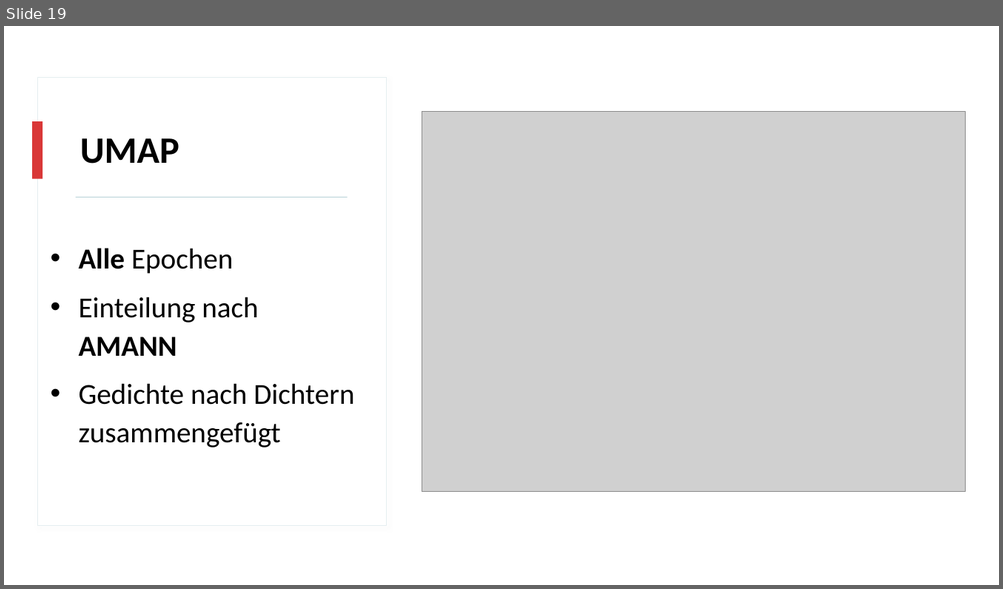
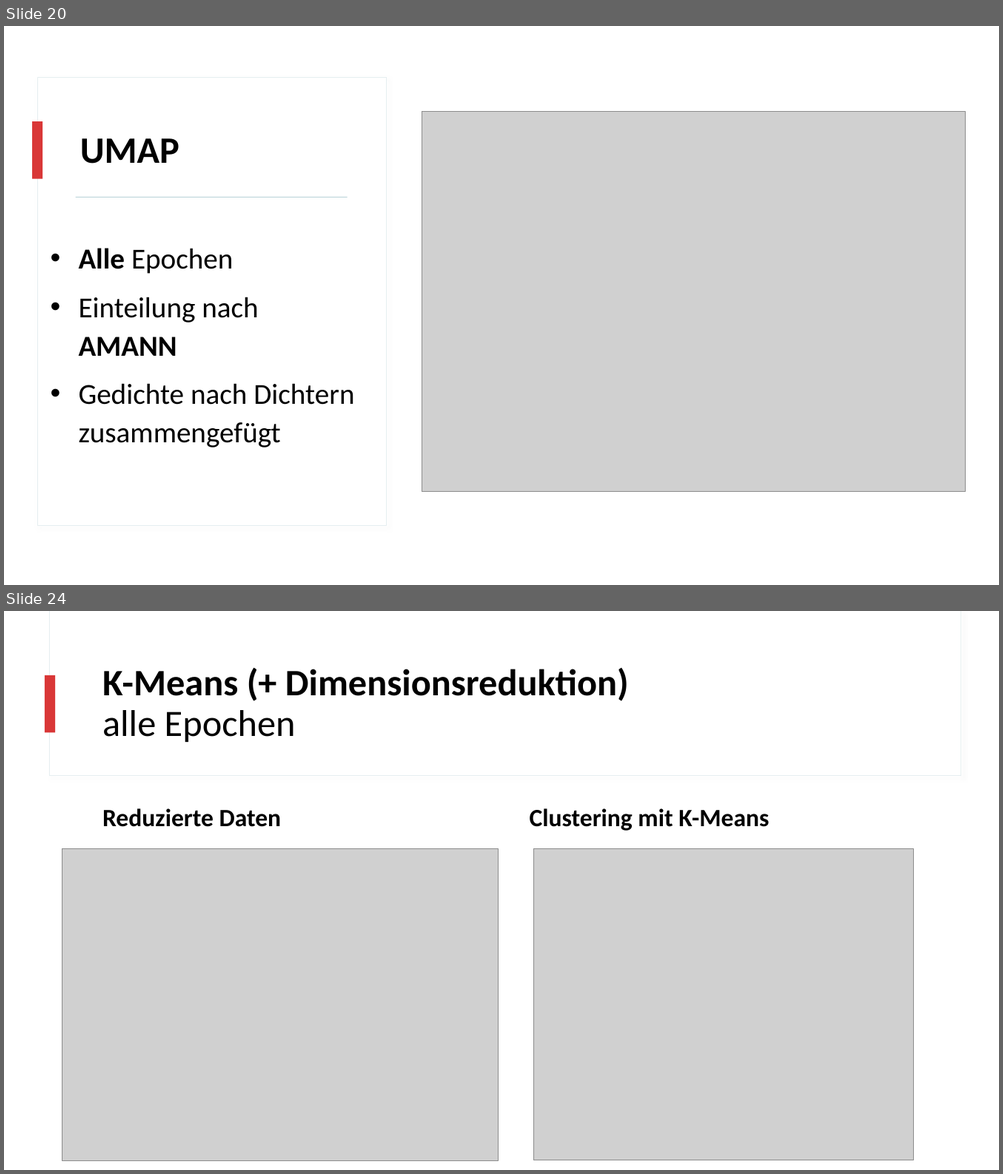
Before and after one commit to realjanpaulus/clusterpoems, a slide deck: presentation/clustering_presentation.pptx. Shown one above the other, each under a label of ours: slide 19 before the commit, slides 20 and 24 after it; the slides between them are not shown. The pictures are 1003x589 and 1003x1174 pixels, drawn with LibreOffice and Linux fonts; fonts in the diff are those of the drawing; grey boxes stand for pictures. Boxes give left, top, right and bottom in pixels: in the first picture for what was removed or moved away, otherwise in the second. Text is boxed around its words. In the diff, an @@ line names an element or a change of style, - is before the commit and + after.

```diff
--- a/presentation/clustering_presentation.pptx
+++ b/presentation/clustering_presentation.pptx
@@ slide 24 added at [4,611,999,1170], background #FFFFFF; not listed: 2 template elements that a slide beside it also shows @@
@@ rectangle added at [45,675,56,732], fill #D93737 @@
@@ title added at [102,668,629,742], 36 pt, text #000000, bold @@
+K-Means (+ Dimensionsreduktion)
+alle Epochen
@@ text added at [102,809,282,827], 24 pt, text #000000, bold @@
+Reduzierte Daten
@@ text added at [529,809,768,831], 24 pt, text #000000, bold @@
+Clustering mit K-Means
@@ picture added at [62,849,498,1161] @@
@@ picture added at [534,849,913,1161] @@
@@ what was slide 19 is now slide 20 @@
```
Also in this commit, not shown: 2 slides changed, 8 other slides added, 4 slides removed, 14 other files.
